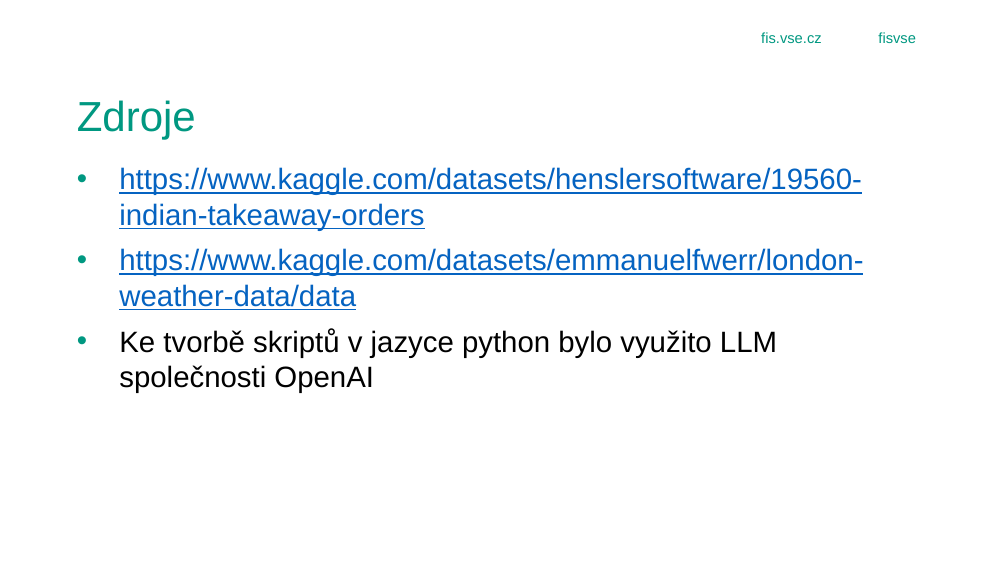
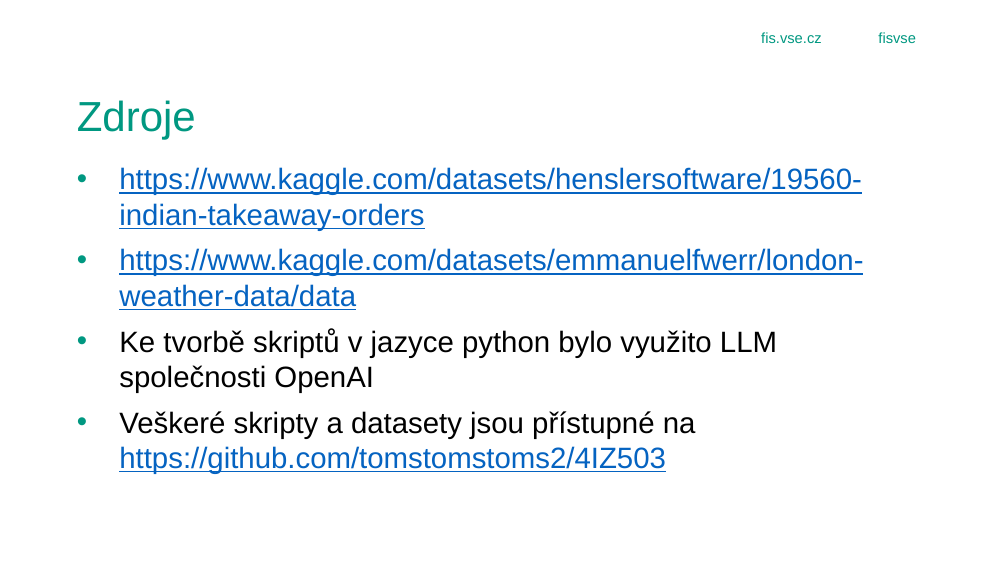
Before and after one commit to tomstomstoms2/4IZ503, a slide deck: slide 28 of Úvodní zpráva.pptx. Drawn at 1008x567 pixels with LibreOffice and Linux fonts; fonts in the diff are those of the drawing; background and template pictures are left out. Boxes give left, top, right and bottom in pixels: in the first picture for what was removed or moved away, otherwise in the second. Text is boxed around its words. In the diff, an @@ line names an element or a change of style, - is before the commit and + after.

```diff
--- a/Úvodní zpráva.pptx
+++ b/Úvodní zpráva.pptx
@@ text at <box>119,411,696,474</box>: paragraph added @@
+• Veškeré skripty a datasety jsou přístupné na https://github.com/tomstomstoms2/4IZ503
```
